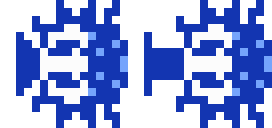
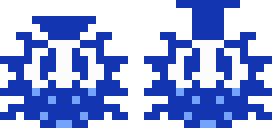
Revision of a layered 272 × 128 image; what changed, layer by layer:
painted on "图层 2" over <box>0,0,272,128</box>
hid "图层 1" over <box>16,0,128,128</box>
